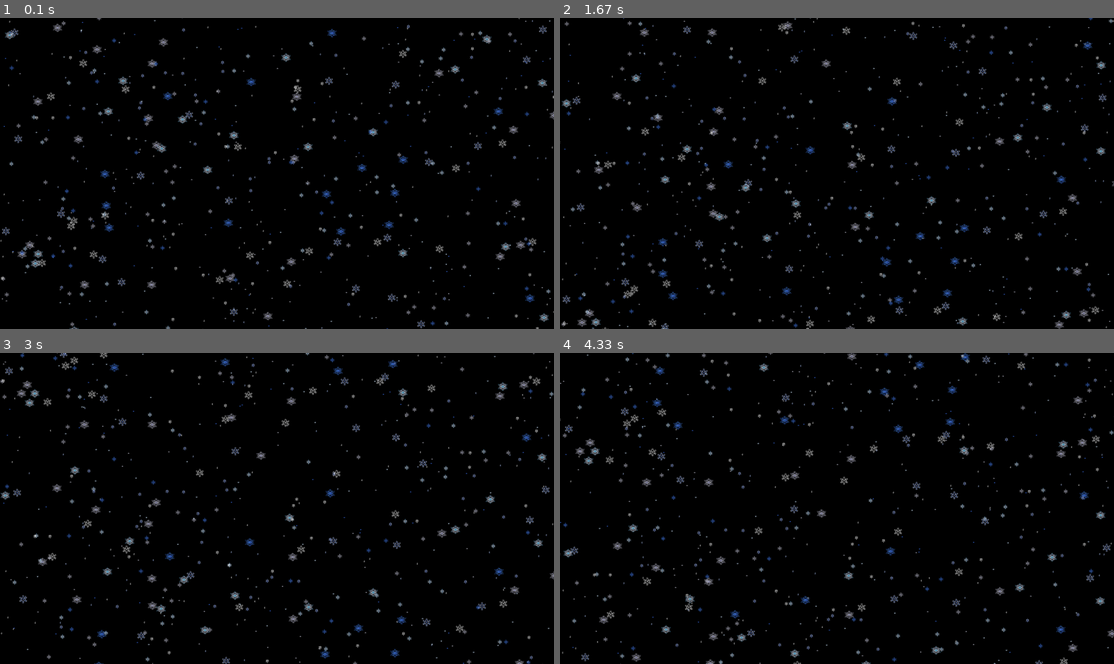
Above: before the commit, frames 1-4 (two rows, left to right).
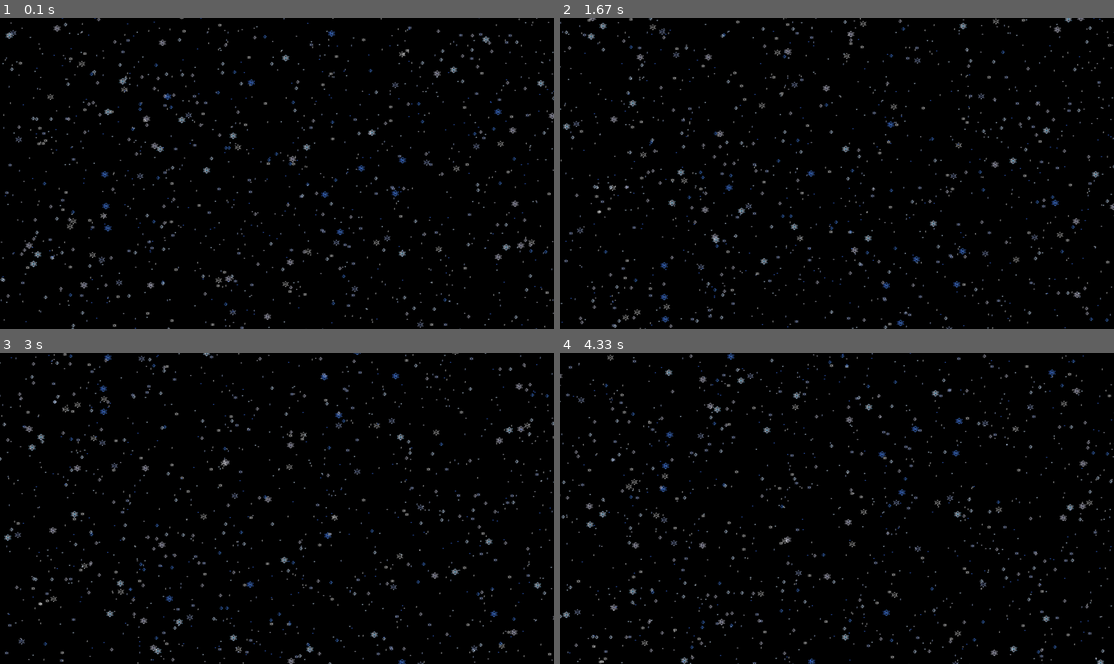
Above: after the commit, the same moments.

Repository: affliction001/Study
Game: pygame game, started from PyGame/snowfall.py
Same seed, same stepped clock (60 frames per second), same inputs: the game is played once before the commit and once after it.
Inputs:
- Up to frame 1 (0.1 s): no input
- Up to frame 2 (1.67 s): no input
- Up to frame 3 (3 s): no input
- Up to frame 4 (4.33 s): no input

The runs differ from the first frame. In frame 1, 5.8% of the frame differs, in the area x 0-100%, y 0-100%; in frame 2, 8.0%; in frame 3, 8.0%; in frame 4, 8.1%.

Commit message:
Snowfall Animation is done.

Diff:
--- a/PyGame/snowfall.py
+++ b/PyGame/snowfall.py
@@ -5,23 +5,23 @@
 
 MAX_X = 1920
 MAX_Y = 1080
-BIG_SNOWFLAKES = 100
-MEDIUM_SNOWFLAKES = 200
-SMALL_SNOWFLAKES = 300
-BIG_SIZE = 32
-MEDIUM_SIZE = 16
+BIG_SNOWFLAKES = 80
+MEDIUM_SNOWFLAKES = 300
+SMALL_SNOWFLAKES = 800
+BIG_SIZE = 25
+MEDIUM_SIZE = 15
 SMALL_SIZE = 8
 
 
 def set_speed(size):
     speed = 0
 
-    if size == 8:
-        speed = 1
-    elif size == 16:
+    if size == SMALL_SIZE:
         speed = 2
-    elif size == 32:
+    elif size == MEDIUM_SIZE:
         speed = 3
+    elif size == BIG_SIZE:
+        speed = 4
 
     return speed
 
Not shown, removed: PyGame/.snowfall.py.swp
Not shown, removed: PyGame/.snowfall.py.un~
Not shown, removed: PyGame/snowfall.py~
